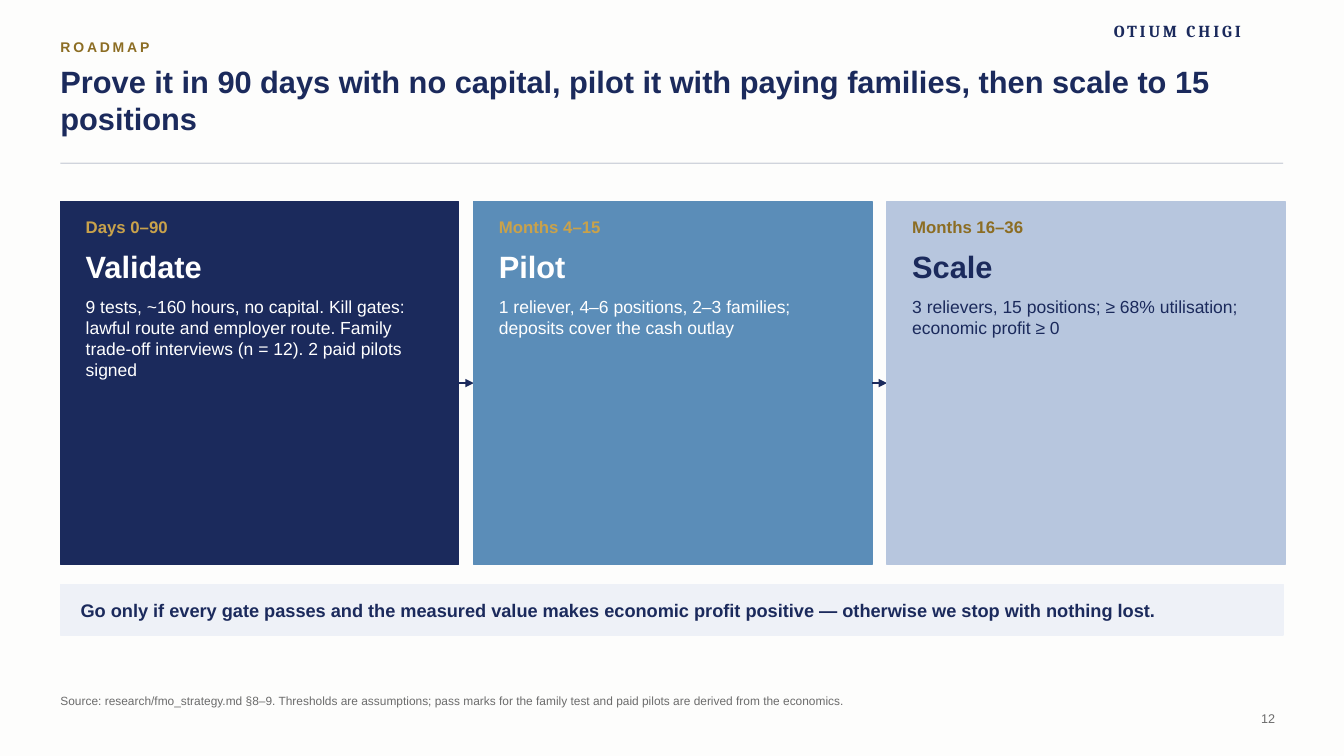
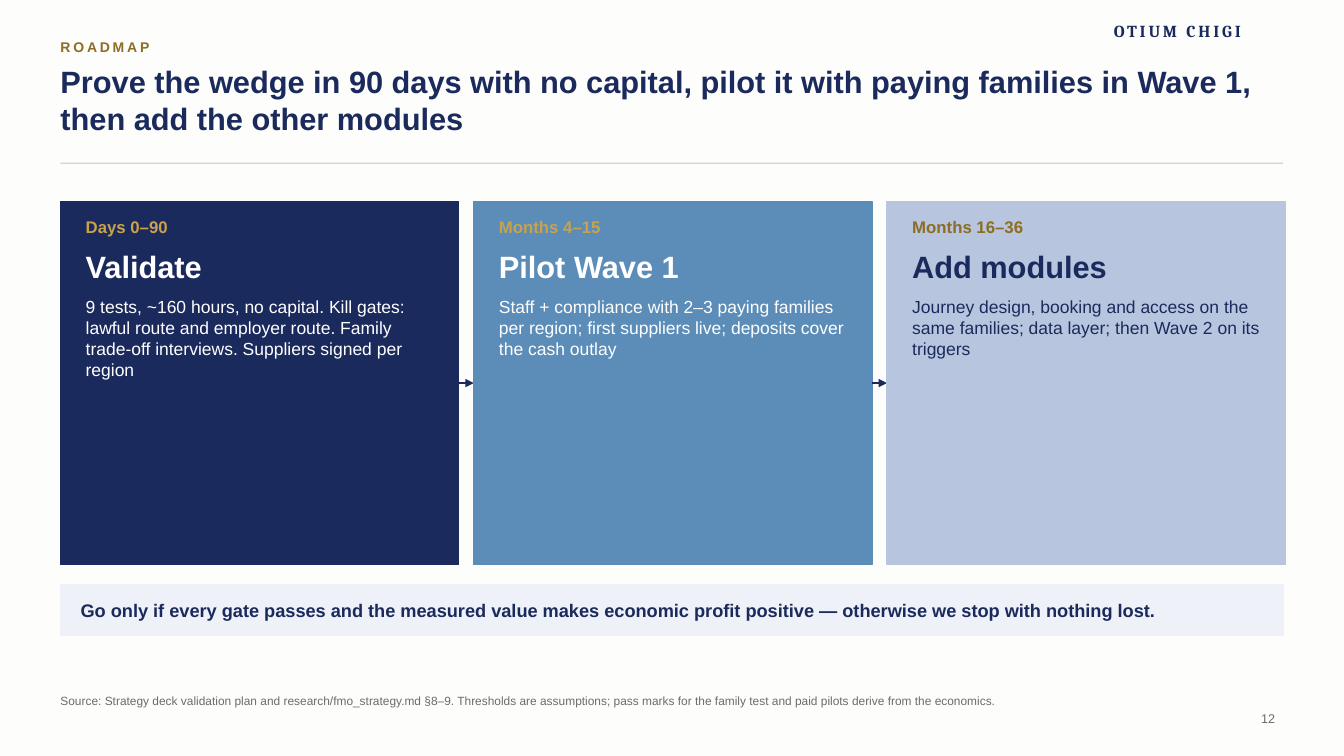
Before and after one commit to algarcalebe-web/legendary-bassoon, a slide deck: slide 12 of deck/Otium_Chigi_Journeys_Pitch_Deck.pptx. Drawn at 1344x756 pixels with LibreOffice and Linux fonts; fonts in the diff are those of the drawing; background and template pictures are left out. Boxes give left, top, right and bottom in pixels: in the first picture for what was removed or moved away, otherwise in the second. Text is boxed around its words. In the diff, an @@ line names an element or a change of style, - is before the commit and + after.

```diff
--- a/deck/Otium_Chigi_Journeys_Pitch_Deck.pptx
+++ b/deck/Otium_Chigi_Journeys_Pitch_Deck.pptx
@@ title at box(60, 70, 1251, 131): text changed @@
-Prove it in 90 days with no capital, pilot it with paying families, then scale to 15 positions
+Prove the wedge in 90 days with no capital, pilot it with paying families in Wave 1, then add the other modules
@@ text at box(499, 255, 844, 359): text changed @@
-Pilot
-1 reliever, 4–6 positions, 2–3 families; deposits cover the cash outlay
+Pilot Wave 1
+Staff + compliance with 2–3 paying families per region; first suppliers live; deposits cover the cash outlay
@@ text at box(912, 255, 1259, 359): text changed @@
-Scale
-3 relievers, 15 positions; ≥ 68% utilisation; economic profit ≥ 0
+Add modules
+Journey design, booking and access on the same families; data layer; then Wave 2 on its triggers
@@ text at box(86, 300, 405, 380): text changed @@
-9 tests, ~160 hours, no capital. Kill gates: lawful route and employer route. Family trade-off interviews (n = 12). 2 paid pilots signed
+9 tests, ~160 hours, no capital. Kill gates: lawful route and employer route. Family trade-off interviews. Suppliers signed per region
@@ text at box(60, 696, 995, 708): text changed @@
-Source: research/fmo_strategy.md §8–9. Thresholds are assumptions; pass marks for the family test and paid pilots are derived from the economics.
+Source: Strategy deck validation plan and research/fmo_strategy.md §8–9. Thresholds are assumptions; pass marks for the family test and paid pilots derive from the economics.
```
Also in this commit, not shown: 8 other slides changed, 6 slides added, 5 slides removed, 3 other files.
